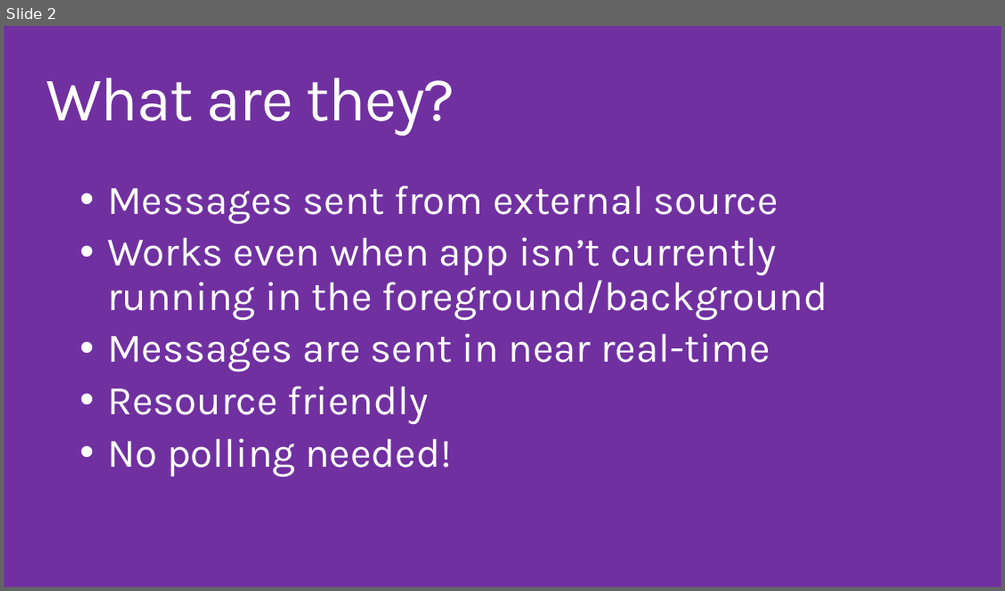
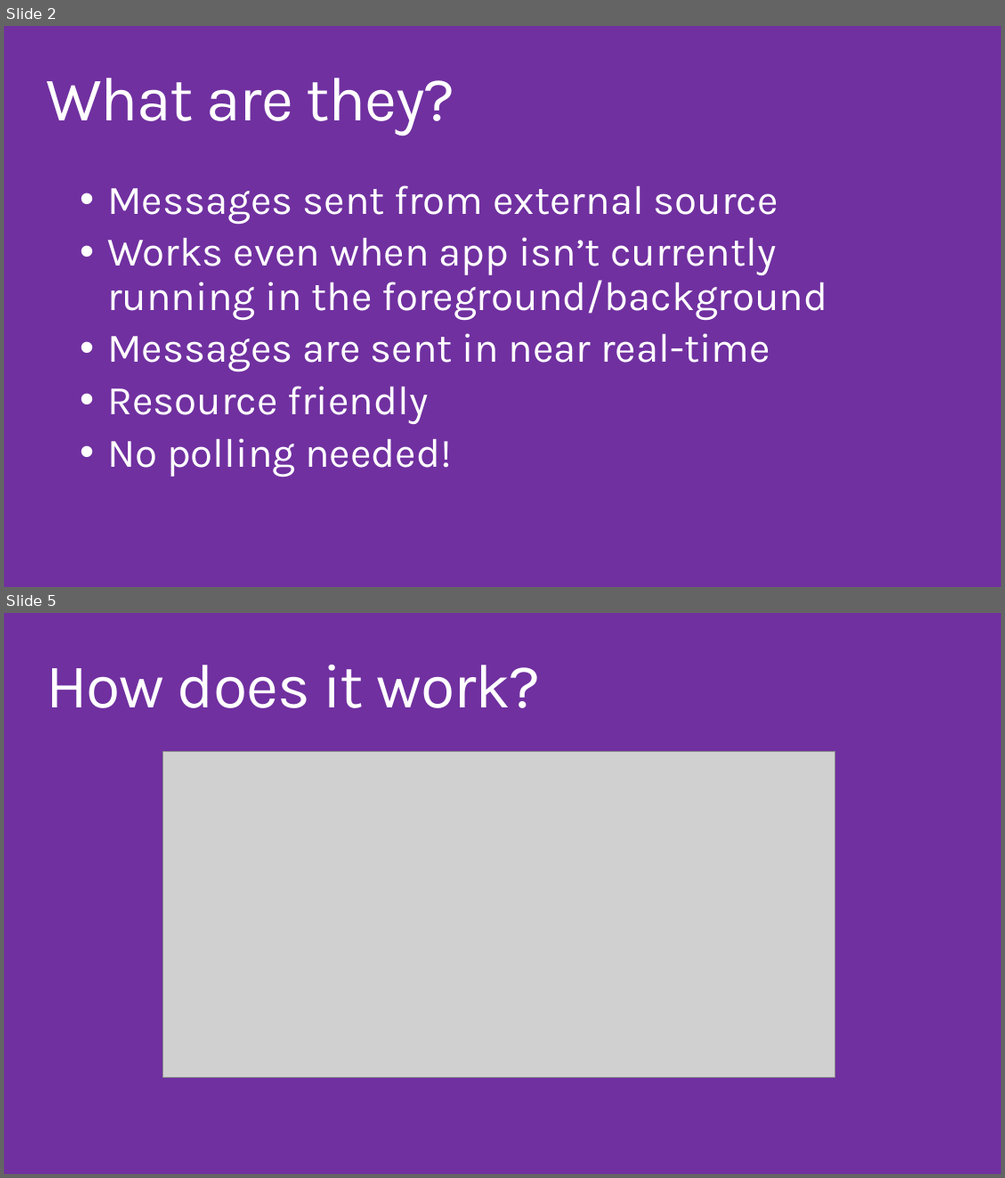
Before and after one commit to ovishesh/MSA-2015-16, a slide deck: Auckland/Day 3/Push Notification/Push Notification.pptx. Shown one above the other, each under a label of ours: slide 2 before the commit, slides 2 and 5 after it; the slides between them are not shown. The pictures are 1005x591 and 1005x1178 pixels, drawn with LibreOffice and Linux fonts; fonts in the diff are those of the drawing; grey boxes stand for pictures; background and template pictures are left out. Boxes give left, top, right and bottom in pixels: in the first picture for what was removed or moved away, otherwise in the second. Text is boxed around its words. In the diff, an @@ line names an element or a change of style, - is before the commit and + after.

```diff
--- a/Auckland/Day 3/Push Notification/Push Notification.pptx
+++ b/Auckland/Day 3/Push Notification/Push Notification.pptx
@@ slide 5 added at (4, 613, 1001, 1174), background #7030A0 @@
@@ title added at (46, 665, 541, 708), 60 pt, text #FFFFFF @@
+How does it work?
@@ picture added at (163, 751, 834, 1078) @@
```
Also in this commit, not shown: 1 slide changed, 1 other slide added.
